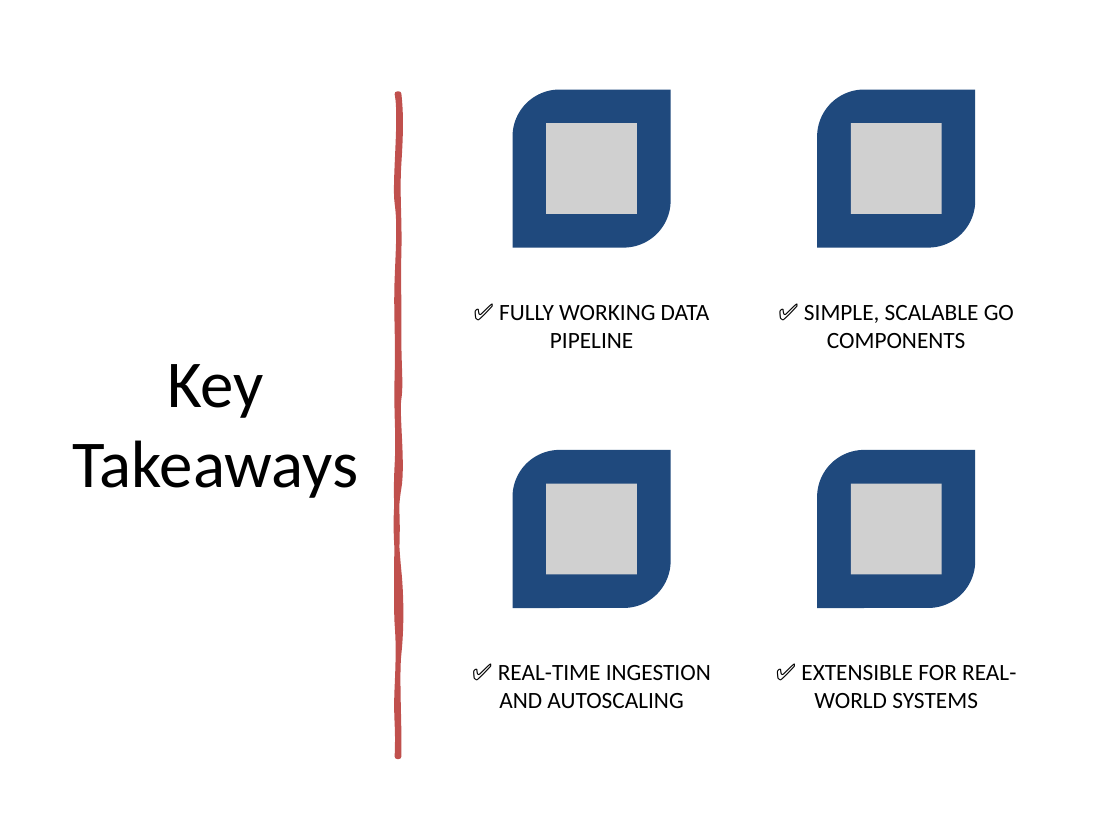
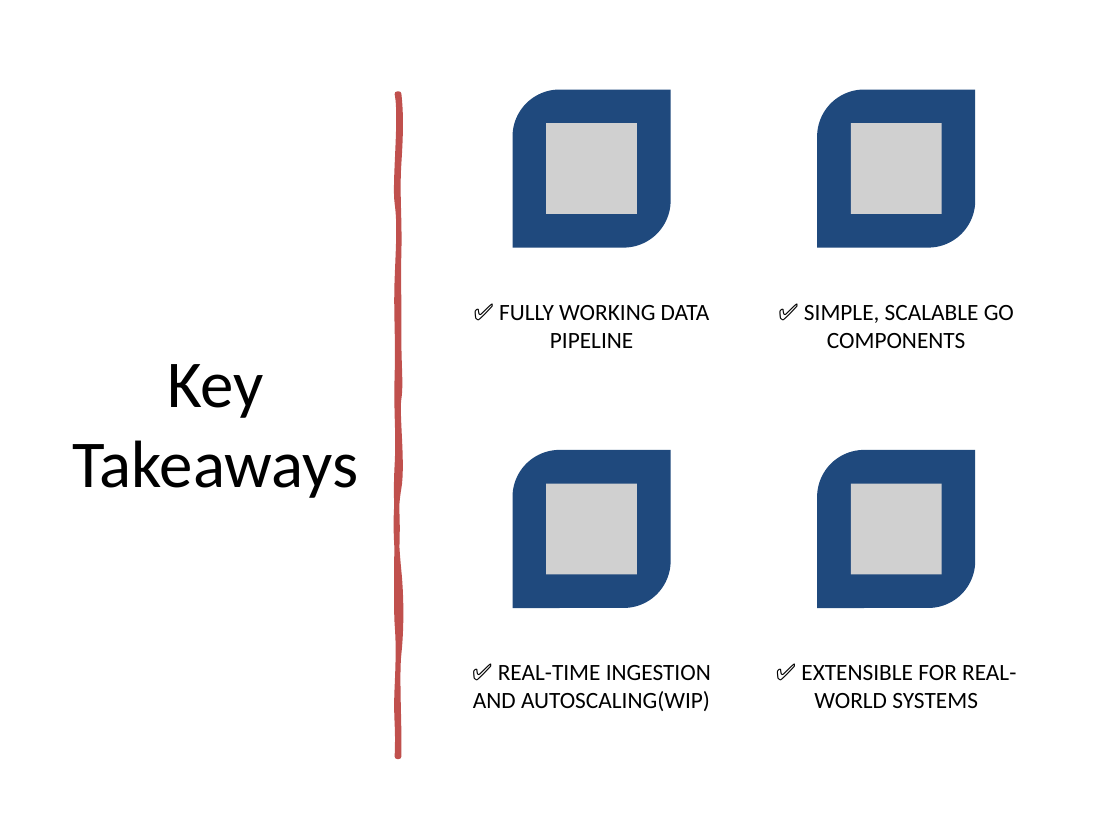
Before and after one commit to rahulsidpatil/go-k8s-data-pipeline, a slide deck: slide 25 of ppt-artifacts/go_k8s_data_pipeline_updated.pptx (slide 15 before the commit). Drawn at 1120x840 pixels with LibreOffice and Linux fonts; fonts in the diff are those of the drawing; grey boxes stand for pictures. Boxes give left, top, right and bottom in pixels: in the first picture for what was removed or moved away, otherwise in the second. Text is boxed around its words. In the diff, an @@ line names an element or a change of style, - is before the commit and + after.

```diff
--- a/ppt-artifacts/go_k8s_data_pipeline_updated.pptx
+++ b/ppt-artifacts/go_k8s_data_pipeline_updated.pptx
@@ text at (473, 665, 711, 711): text changed @@
-✅ REAL-TIME INGESTION AND AUTOSCALING
+✅ REAL-TIME INGESTION AND AUTOSCALING(WIP)
```
Also in this commit, not shown: 4 other slides changed, 10 slides added, 2 other files.
